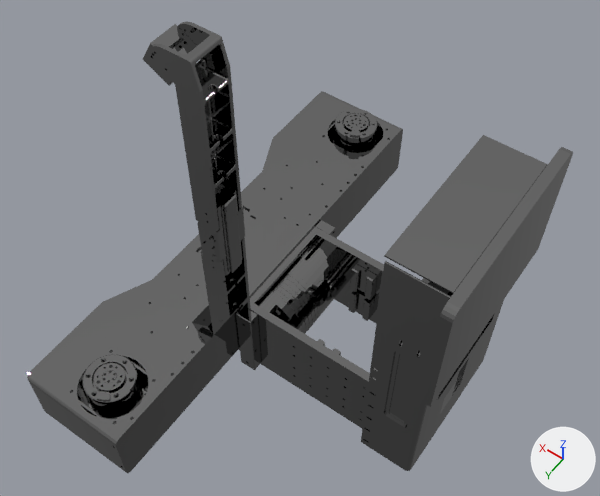
The Blender file robot description making/MyAttempt_arx_lift2s_description/meshes/body4.blend: old version first, new version second.
Before and after are seen from a 50 mm camera at (-0.378, 0.499, 0.84) aimed at (-0.033, 0.017, 0.083). Arrows for +X, +Y and +Z are at lower right; the lights stay in place.

Names of what the first picture shows: 'body4'.
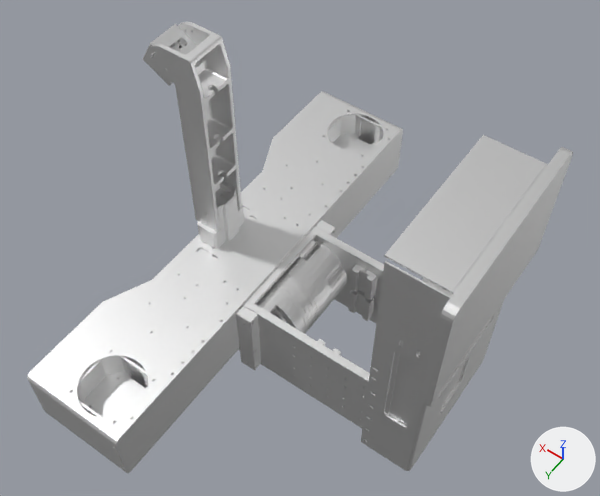
Where the change shows, as pixel boxes [x1, y1, x2, y2] in the pictures (600 x 496 px):
part 1 of me_body4, cut back
    before: [83, 355, 148, 418]
    after: [91, 374, 148, 418]
part 2 of me_body4, deleted
    before: [334, 109, 378, 153]
part 3 of me_body4, recoloured
    both: [27, 21, 573, 473]

Patch to the scene script:
```diff
--- a/robot description making/MyAttempt_arx_lift2s_description/meshes/body4.blend.py
+++ b/robot description making/MyAttempt_arx_lift2s_description/meshes/body4.blend.py
@@ mat_white_metal @@
+mat_white_metal = principled_material('white_metal')
+mat_white_metal.base_color = (0.8, 0.8, 0.8)  # white #e7e7e7
+mat_white_metal.metallic = 1.0
@@ me_body4 @@
 # used by ob_body4; location = (0.0, 0.0, 0.0)
-me_body4.from_pydata(...)  # 36074 vertices, 73254 faces; spans x -0.261..0.172, y -0.3..0.3, z -0.12..0.298
+me_body4.from_pydata(...)  # 22868 vertices, 45571 faces, 23 loose edges; spans x -0.261..0.172, y -0.3..0.3, z -0.12..0.298
+# me_body4 part 1: 27 vertices moved within x 0.036..0.084, y 0.223..0.274, z -0.036..-0.021; 5442 vertices removed from x 0.03..0.09, y 0.22..0.28, z -0.036..0.026
+# me_body4 part 2: 5406 vertices removed from x 0.03..0.09, y -0.28..-0.22, z -0.036..0.026
+# me_body4 part 3: 45355 faces spanning x -0.261..0.172, y -0.3..0.3, z -0.12..0.298 switch from mat_white_001 (grey #919191) to mat_white_metal (white #e7e7e7)
```
